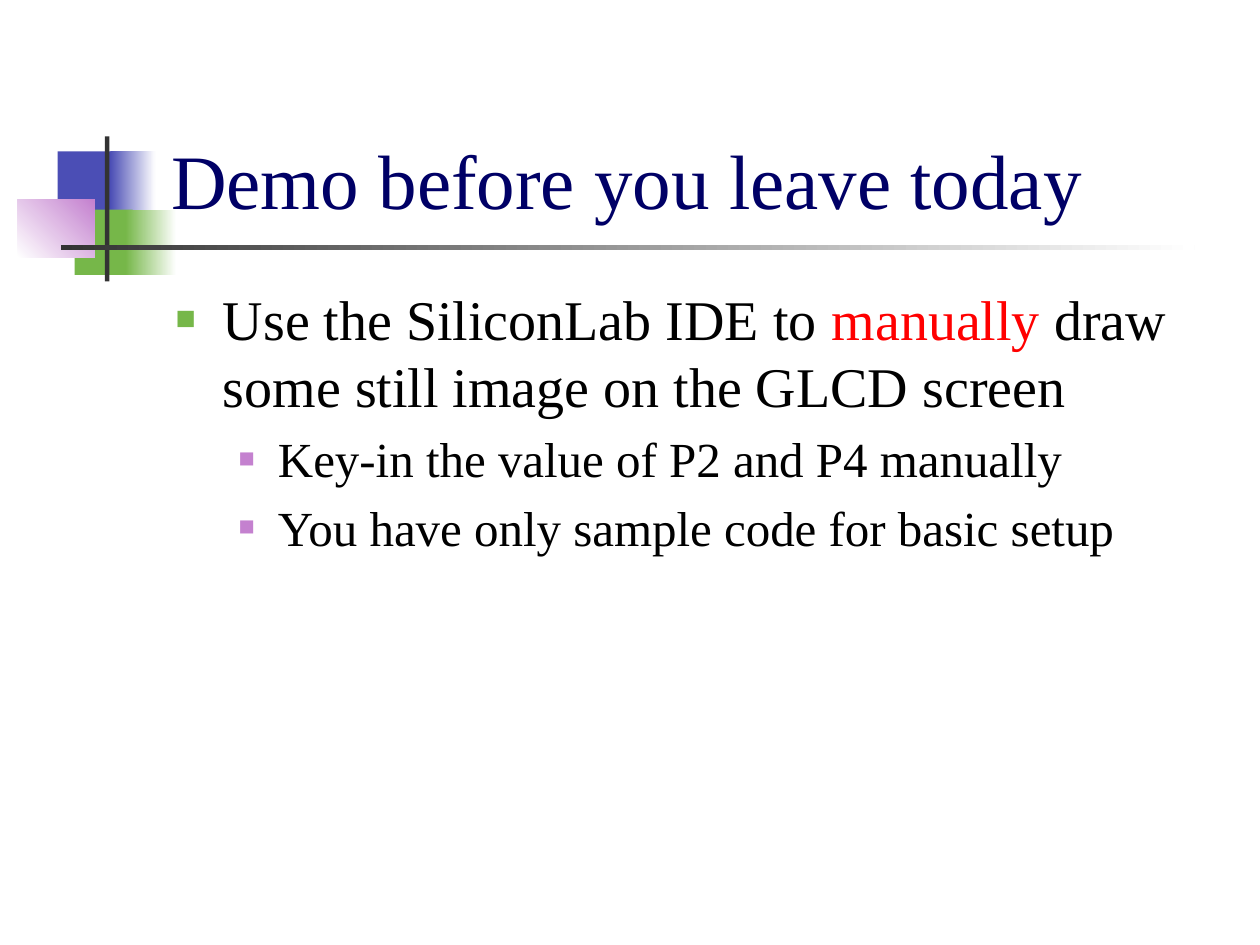
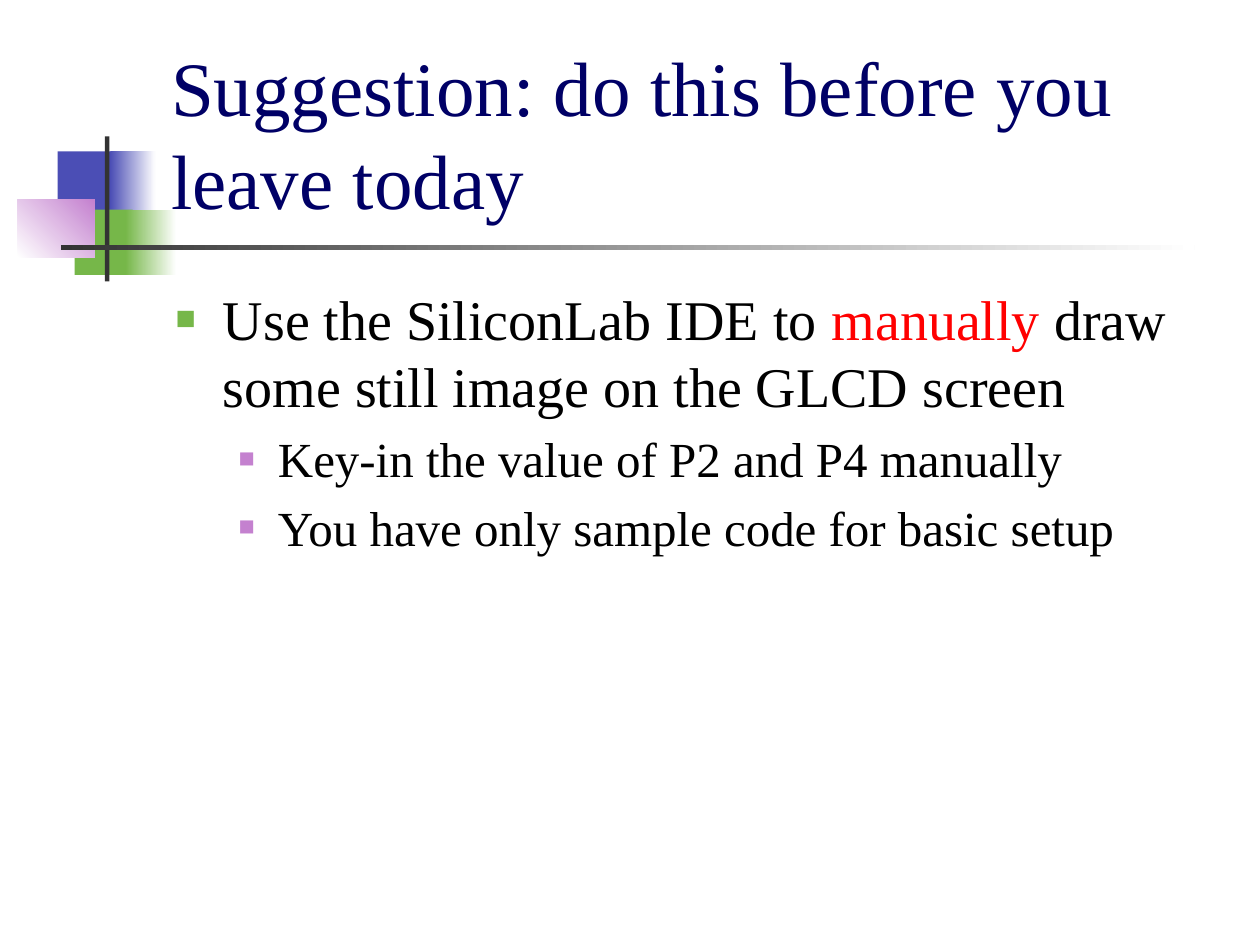
Before and after one commit to CGUSystemCourses/Micro_Lab-2018, a slide deck: slide 18 of Labs/Lab06-Graphics_LCD/Lab06-Graphics_LCD.pptx. Drawn at 1260x945 pixels with LibreOffice and Linux fonts; fonts in the diff are those of the drawing. Boxes give left, top, right and bottom in pixels: in the first picture for what was removed or moved away, otherwise in the second. Text is boxed around its words. In the diff, an @@ line names an element or a change of style, - is before the commit and + after.

Commit message:
upload revised slides on Lab 06: graphics LCD

```diff
--- a/Labs/Lab06-Graphics_LCD/Lab06-Graphics_LCD.pptx
+++ b/Labs/Lab06-Graphics_LCD/Lab06-Graphics_LCD.pptx
@@ title at (171, 61, 1111, 224): text changed @@
-Demo before you leave today
+Suggestion: do this before you leave today
```
